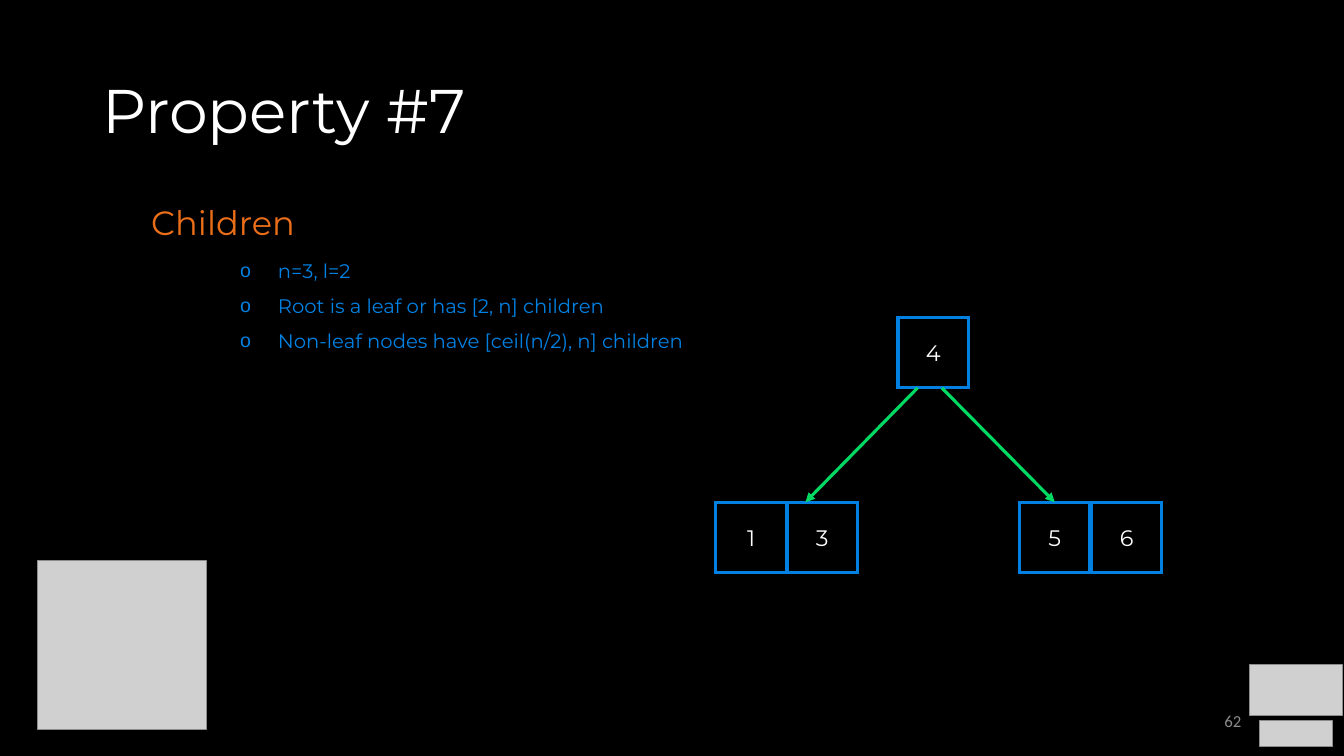
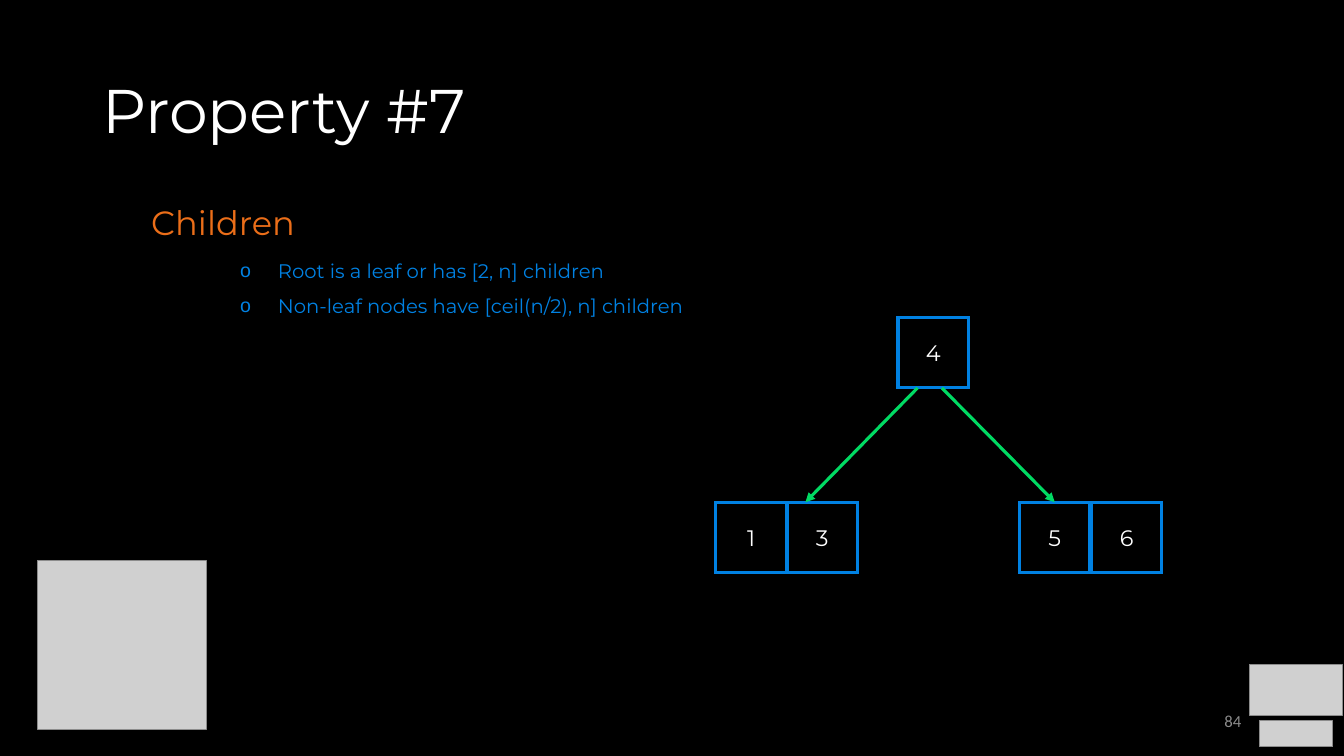
Before and after one commit to COP3530/Instructional-Content, a slide deck: slide 84 of Slides-PPT/4 - Balanced Trees.pptx (slide 62 before the commit). Drawn at 1344x756 pixels with LibreOffice and Linux fonts; fonts in the diff are those of the drawing; grey boxes stand for pictures. Boxes give left, top, right and bottom in pixels: in the first picture for what was removed or moved away, otherwise in the second. Text is boxed around its words. In the diff, an @@ line names an element or a change of style, - is before the commit and + after.

```diff
--- a/Slides-PPT/4 - Balanced Trees.pptx
+++ b/Slides-PPT/4 - Balanced Trees.pptx
@@ text at bbox=[278, 263, 351, 281]: paragraph removed @@
-  o n=3, l=2
@@ page number at bbox=[1224, 715, 1241, 727]: text changed @@
-62
+84
```
Also in this commit, not shown: 11 other slides changed, 22 slides added, 1 other file.
